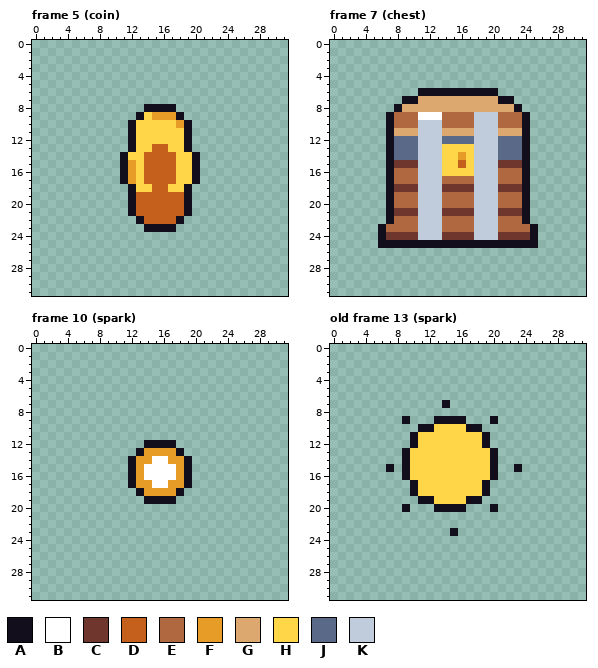
Pixel-art file: examples/props/out/props.aseprite. Above, as it was before the edit.
32x32 pixels, 14 frames. Colours within 5 levels of each other are drawn and written as one. Shown: frame 5 (coin), frame 7 (chest), frame 10 (spark), old frame 13 (spark). The commit also changed other frames, which this record leaves out.
Palette (. is transparent): A #120e1c  B #ffffff  C #6e362c  D #c4601c  E #b06840  F #e89c28  G #dca870  H #fed648  J #5a6988  K #c0cbdc
Pixels before, frame 5 (coin), first column x 11:
 8 ...AAAA...
 9 ..AHFFFA..
10 .AHHHHHFA.
11 .AHHHHHHA.
12 .AHHHHHHA.
13 .AHHDDHHA.
14 AHHDDDDHHA
15 AFHDDDDHHA
16 AFHDDDDHHA
17 AFHDDDDHHA
18 .AHHDDHHA.
19 .ADDDDDDA.
20 .ADDDDDDA.
21 .ADDDDDDA.
22 ..ADDDDA..
23 ...AAAA...
Pixels before, frame 7 (chest), first column x 6:
 6 .....AAAAAAAAAA.....
 7 ...AAGGGGGGGGGGAA...
 8 ..AGGGGGGGGGGGGGGA..
 9 .AEEEBBBEEEEKKKEEEA.
10 .AEEEKKKEEEEKKKEEEA.
11 .AGGGKKKGGGGKKKGGGA.
12 .AJJJKKKJJJJKKKJJJA.
13 .AJJJKKKHHHHKKKJJJA.
14 .AJJJKKKHHFHKKKJJJA.
15 .ACCCKKKHHDHKKKCCCA.
16 .AEEEKKKHHHHKKKEEEA.
17 .AEEEKKKEEEEKKKEEEA.
18 .ACCCKKKCCCCKKKCCCA.
19 .AEEEKKKEEEEKKKEEEA.
20 .AEEEKKKEEEEKKKEEEA.
21 .ACCCKKKCCCCKKKCCCA.
22 .AEEEKKKEEEEKKKEEEA.
23 AEEEEKKKEEEEKKKEEEEA
24 ACCCCKKKCCCCKKKCCCCA
25 AAAAAAAAAAAAAAAAAAAA
Pixels before, frame 10 (spark), first column x 12:
12 ..AAAA..
13 .AFFFFA.
14 AFFBBFFA
15 AFBBBBFA
16 AFBBBBFA
17 AFFBBFFA
18 .AFFFFA.
19 ..AAAA..
Pixels before, old frame 13 (spark), first column x 7:
 7 .......A.........
 8 .................
 9 ..A...AAAA...A...
10 ....AAHHHHAA.....
11 ...AHHHHHHHHA....
12 ...AHHHHHHHHA....
13 ..AHHHHHHHHHHA...
14 ..AHHHHHHHHHHA...
15 A.AHHHHHHHHHHA..A
16 ..AHHHHHHHHHHA...
17 ...AHHHHHHHHA....
18 ...AHHHHHHHHA....
19 ....AAHHHHAA.....
20 ..A...AAAA...A...
21 .................
22 .................
23 ........A........
And afterwards:
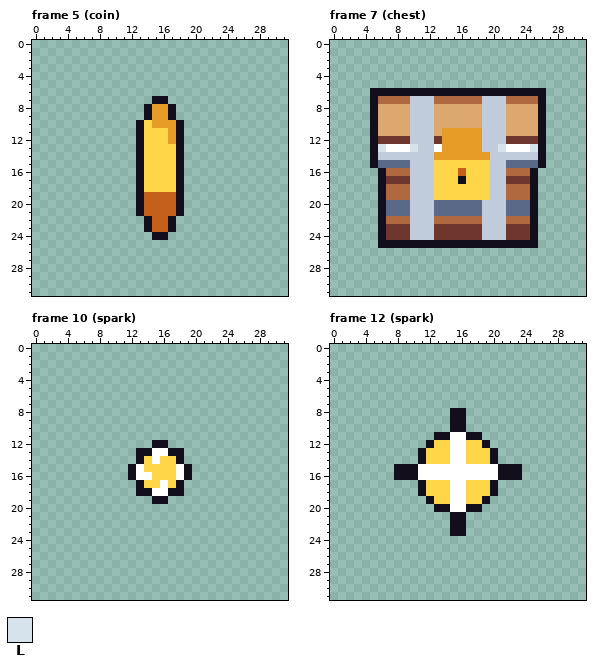
Colours new in this view: L #d6e2ec
A new or re-ordered frame is compared with the old frame closest to it.
Diff:
frames re-ordered
Changed rows in their new state; - is an unchanged pixel.
Frame 5 (coin):
first column x 11:
 7 ----AA----
 8 ----FF----
 9 --.A--A.--
10 -.A-FFFA.-
11 -.A---FA.-
12 -.A---FA.-
13 -.A-HH-A.-
14 ..AHHHHA..
15 ..AHHHHA..
16 ..AHHHHA..
17 ..AHHHHA..
18 -.A-HH-A.-
19 -.A----A.-
20 -.A----A.-
21 -.A----A.-
22 --.A--A.--
23 ----DD----
24 ----AA----
Frame 7 (chest):
first column x 5:
 6 AAAAAA----------AAAAAA
 7 AEEEEKKKEEEEEEKKKEEEEA
 8 AGGG-KKK------KKK-GGGA
 9 AGGGGKKKGGGGGG--KGGGGA
10 AGGGGK--GGGGGG--KGGGGA
11 AGG--K--GFFFFF--K--GGA
12 ACCCCK--CFFFFF--KCCCCA
13 ALBBBL--BFFFFF--LBBBLA
14 AKKKKK--FFF-FFF-KKKKKA
15 AJJJJK--H--H-HH-KJJJJA
16 -AE--K--H--D-HH-K--EA-
17 -ACCCK--HHHAHHH-KCCCA-
18 -AEEEK--HHHHHHH-KEEEA-
19 -AE--K--HHHHHHH-K--EA-
20 -AJJJK--JJJJJJ--KJJJA-
21 -AJJJK--JJJJJJ--KJJJA-
22 -AE--K--E----E--K--EA-
23 --CCCK--CCCCCC--KCCC--
24 -----K--C----C--K-----
Frame 10 (spark):
first column x 12:
12 --.--.--
13 --ABBA--
14 .AH-HHA.
15 -BHHHHB-
16 -B-HHHB-
17 .AHH-HA.
18 --ABBA--
19 --.--.--
Frame 12 (spark) against old frame 13 (spark):
first column x 7:
 7 -------.---------
 8 --------AA-------
 9 --.---..-----.---
10 ----....AA..-----
11 ---...AABBAA.----
12 ---..A--BB-------
13 --..A---BB-------
14 --..A---BB-------
15 .A-ABBBBBBBBBBAA-
16 -A-ABBBBBBBBBBAAA
17 ---.A---BB--HA---
18 ---.A---BB--HA---
19 ----.---BBHHA----
20 --.-----BBAA-.---
21 --------AA-------
22 --------AA-------
23 ---------A-------
Boxes around the changes in both pictures, in picture pixels (x1, y1, x2, y2):
changed: (120, 96, 200, 240)
changed: (370, 88, 546, 240)
changed: (128, 440, 192, 504)
changed: (386, 400, 522, 536)
